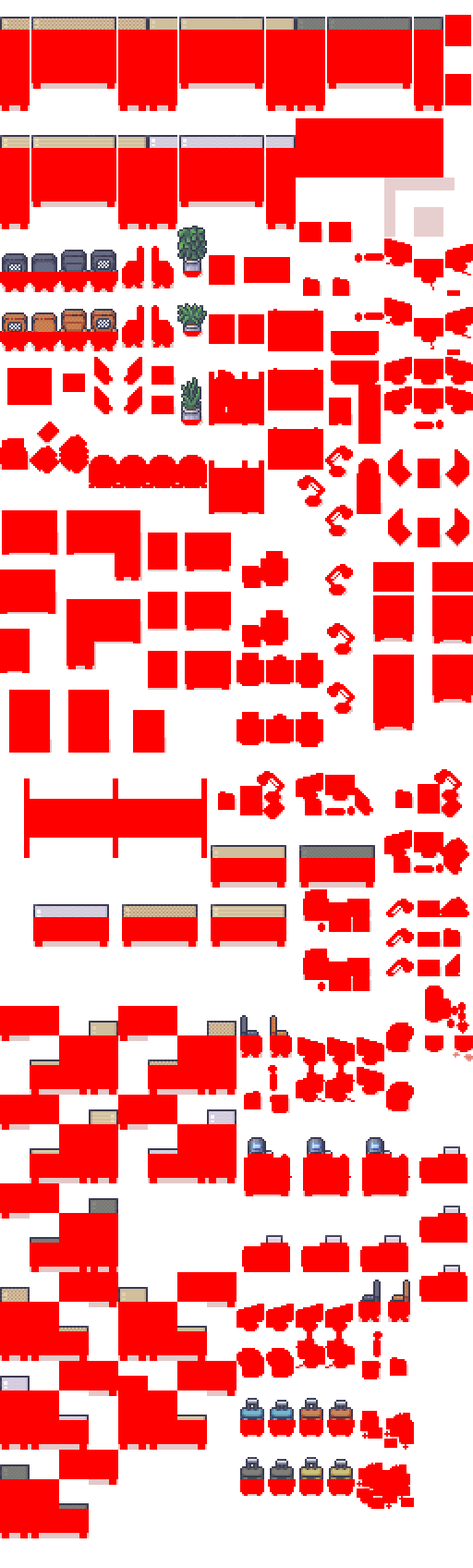
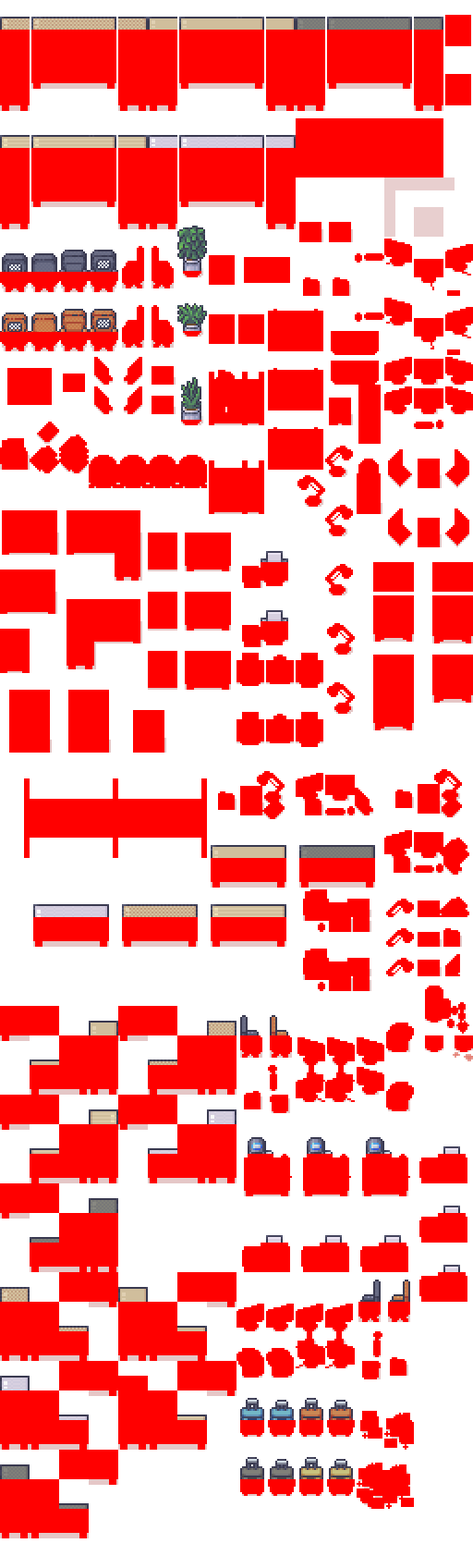
Comparing the layer stacks of the two 473px x 1568px images. Changes:
painted on "Mask" over [260, 551, 289, 622]
